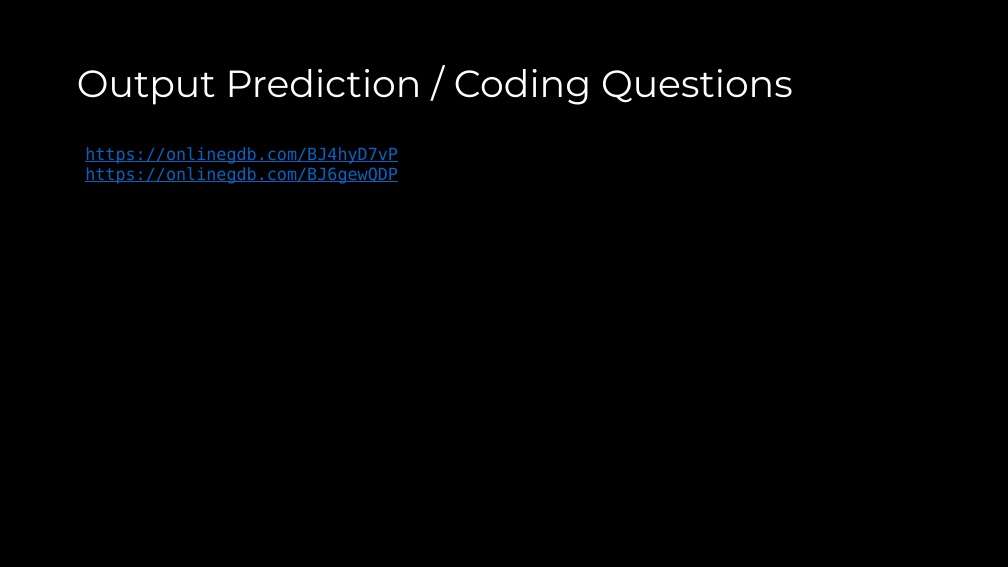
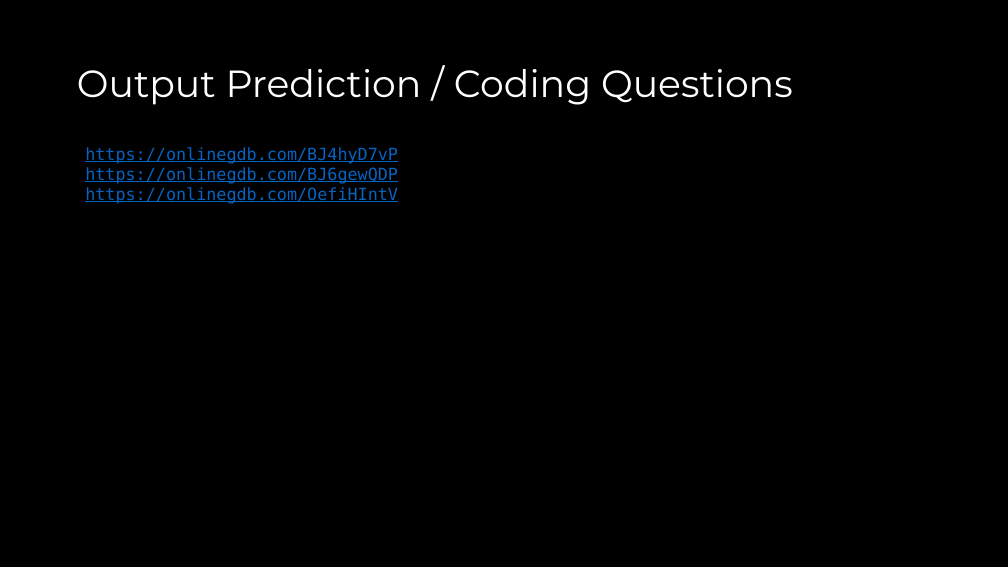
Before and after one commit to COP3530/Instructional-Content, a slide deck: slide 24 of Slides/Slides-PPT/Exam 1 - Review A.pptx. Drawn at 1008x567 pixels with LibreOffice and Linux fonts; fonts in the diff are those of the drawing. Boxes give left, top, right and bottom in pixels: in the first picture for what was removed or moved away, otherwise in the second. Text is boxed around its words. In the diff, an @@ line names an element or a change of style, - is before the commit and + after.

```diff
--- a/Slides/Slides-PPT/Exam 1 - Review A.pptx
+++ b/Slides/Slides-PPT/Exam 1 - Review A.pptx
@@ text at box(85, 187, 398, 204): paragraph added @@
+https://onlinegdb.com/OefiHIntV
```
Also in this commit, not shown: 1 other slide changed, 1 other file.
